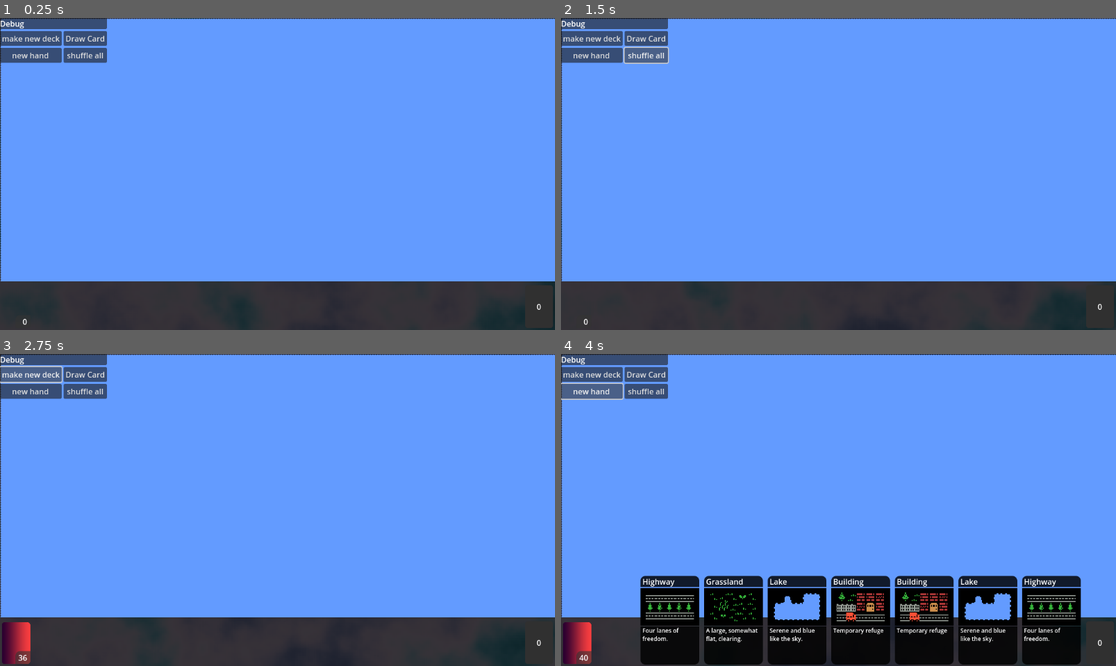
Above: before the commit, frames 1-4 (two rows, left to right).
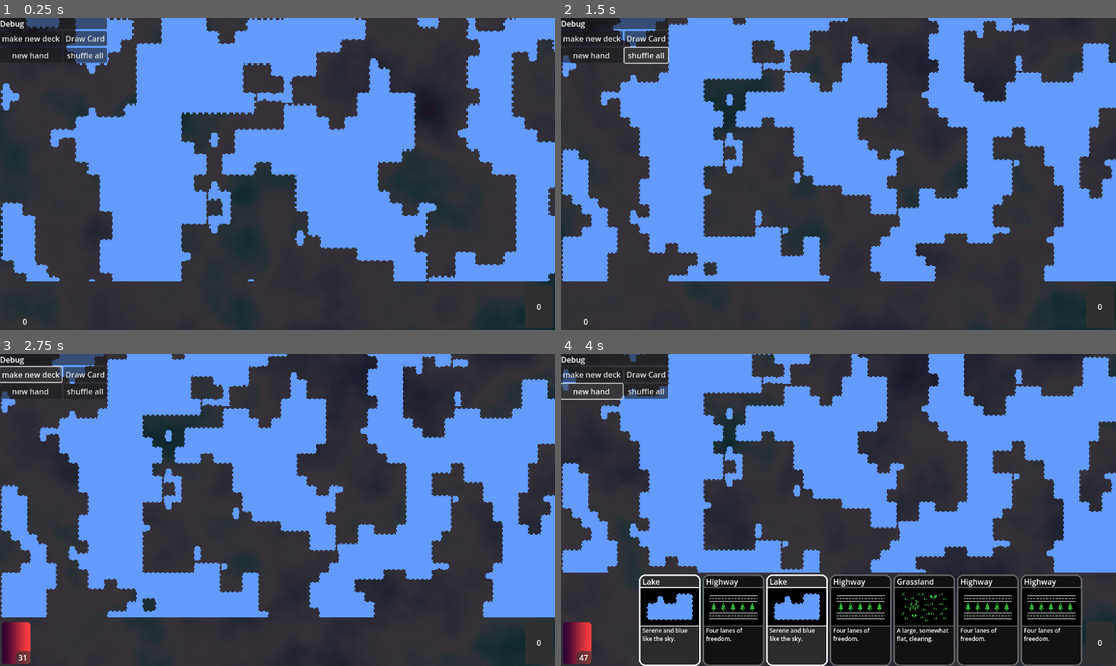
Above: after the commit, the same moments.

Repository: stanjosh/card-game
Game: Godot game, scene res://root.tscn
Same seed, same stepped clock (60 frames per second), same inputs: the game is played once before the commit and once after it.
Inputs:
- Up to frame 1 (0.25 s): no input
- Up to frame 2 (1.5 s): click "Draw Card" at 0.5 s; click "shuffle all" at 1.25 s
- Up to frame 3 (2.75 s): click "make new deck" at 2 s
- Up to frame 4 (4 s): click "make new deck" at 2.75 s; click "new hand" at 3.5 s

The runs differ from the first frame. In frame 1, 43% of the frame differs, in the area x 0-100%, y 0-85%; in frame 2, 43%; in frame 3, 43%; in frame 4, 49%, in the area x 0-100%, y 0-100%.

Commit message:
made playfield its own thing for camera and organization

Diff:
--- a/cards/scenes/card2d_scene.tscn
+++ b/cards/scenes/card2d_scene.tscn
@@ -58,11 +58,8 @@
 metadata/_edit_use_anchors_ = true
 
 [node name="CardFace" type="TextureRect" parent="Container2"]
-visible = false
 clip_children = 2
 layout_mode = 2
-size_flags_horizontal = 6
-size_flags_vertical = 6
 mouse_filter = 2
 texture = ExtResource("2_umcw8")
 expand_mode = 3
--- a/cards/scenes/hand_scene.gd
+++ b/cards/scenes/hand_scene.gd
@@ -53,7 +53,7 @@
 	arrange_cards()
 
 func _can_drop_data(_at_position: Vector2, data: Variant) -> bool:
-	print("ok")
+	print("can drop on hand")
 	return data is Card2D
 
 func _drop_data(_at_position: Vector2, data: Variant) -> void:
--- /dev/null
+++ b/debug_window.tscn
@@ -0,0 +1,46 @@
+[gd_scene load_steps=2 format=3 uid="uid://odfsqybsjqxp"]
+
+[ext_resource type="Script" path="res://debug_node.gd" id="1_q533o"]
+
+[node name="DebugWindow" type="Node2D"]
+visible = false
+script = ExtResource("1_q533o")
+
+[node name="VBoxContainer" type="VBoxContainer" parent="."]
+offset_right = 222.0
+offset_bottom = 93.0
+
+[node name="PanelContainer" type="PanelContainer" parent="VBoxContainer"]
+layout_mode = 2
+
+[node name="Label" type="Label" parent="VBoxContainer/PanelContainer"]
+layout_mode = 2
+text = "Debug"
+
+[node name="Debug" type="GridContainer" parent="VBoxContainer"]
+layout_mode = 2
+columns = 2
+
+[node name="NewDeckButton" type="Button" parent="VBoxContainer/Debug"]
+layout_mode = 2
+text = "make new deck"
+
+[node name="DrawCardButton" type="Button" parent="VBoxContainer/Debug"]
+layout_mode = 2
+text = "Draw Card"
+
+[node name="NewHandButton" type="Button" parent="VBoxContainer/Debug"]
+layout_mode = 2
+text = "new hand
+"
+
+[node name="ShuffleAllButton" type="Button" parent="VBoxContainer/Debug"]
+layout_mode = 2
+text = "shuffle all
+"
+
+[connection signal="gui_input" from="VBoxContainer/PanelContainer" to="." method="_on_panel_container_gui_input"]
+[connection signal="pressed" from="VBoxContainer/Debug/NewDeckButton" to="." method="_on_new_deck_button_pressed"]
+[connection signal="pressed" from="VBoxContainer/Debug/DrawCardButton" to="." method="_on_draw_card_button_pressed"]
+[connection signal="pressed" from="VBoxContainer/Debug/NewHandButton" to="." method="_on_new_hand_button_pressed"]
+[connection signal="pressed" from="VBoxContainer/Debug/ShuffleAllButton" to="." method="_on_shuffle_all_button_pressed"]
--- a/playfield/game_camera.gd
+++ b/playfield/game_camera.gd
@@ -2,19 +2,22 @@
 
 
 func set_camera_limits(rect: Rect2) -> void:
-	limit_top = rect.position.y
-	limit_bottom = rect.end.y
-	limit_left = rect.position.x
-	limit_right = rect.end.x
-	position = rect.get_center()
+
+	limit_top = to_global(rect.position).y
+	limit_bottom = to_global(rect.end).y
+	limit_left = to_global(rect.position).x
+	limit_right = to_global(rect.end).x
+
 
 var is_dragging : bool = false
-var target_position : Vector2 = position
+var target_position : Vector2
 var target_zoom : Vector2 = zoom :
 	set(value):
 		target_zoom = clamp(value, Vector2(1, 1), Vector2(3, 3))
-		target_position = get_global_mouse_position()
+		target_position = to_global(get_local_mouse_position())
 
+func _ready() -> void:
+	target_position = get_viewport_rect().get_center()
 
 func _process(delta: float) -> void:
 	position = lerp(position, target_position, 5 * delta)
--- a/playfield/grid_cell.gd
+++ b/playfield/grid_cell.gd
@@ -2,6 +2,7 @@
 class_name PlayFieldGridCell
 
 signal cell_changed(cell: PlayFieldGridCell)
+signal cell_focused(cell: PlayFieldGridCell)
 
 var card_info : CardInfo
 var tile_position : Vector2i
@@ -10,17 +11,7 @@
 	custom_minimum_size = Vector2(Settings.CARD_TILE_SIZE) * Settings.TILE_SIZE
 	update_minimum_size()
 
-func _can_drop_data(_at_position: Vector2, data: Variant) -> bool:
-	if data is Card2D:
-		self_modulate = Color("GREEN", 0.9)
-	else:
-		self_modulate = Color("RED", 0.9)
-	return data is Card2D
 
-func _drop_data(at_position: Vector2, data: Variant) -> void:
-	card_info = data.card_info
-	cell_changed.emit(self)
-	Cards.discard_card(data.card_info)
 
 func _on_mouse_entered() -> void:
 	self_modulate = Color("WHITE", 0.8)
@@ -35,4 +26,4 @@
 
 func _on_gui_input(event: InputEvent) -> void:
 	if event is InputEventMouseButton and event.button_index == MOUSE_BUTTON_RIGHT and event.is_pressed():
-		GameCamera.target_position = global_position
+		cell_focused.emit(self)
--- /dev/null
+++ b/playfield/grid_cells.gd
@@ -0,0 +1,25 @@
+extends GridContainer
+
+signal card_played(card_played : CardInfo)
+
+func _ready() -> void:
+	draw_cells()
+
+
+func draw_cells() -> void:
+	for cell in get_children():
+		cell.queue_free()
+	var i_size = to_tilemap(size)
+	columns = i_size.x
+	for x in i_size.x:
+		for y in i_size.y:
+			if y % Settings.TILE_SIZE * Settings.CARD_TILE_SIZE:
+				var cell = Settings.GRID_CELL.instantiate()
+				add_child(cell)
+
+
+func to_tilemap(size:  Vector2) -> Vector2i:
+	return Vector2i(
+		size.x / (Settings.TILE_SIZE * Settings.CARD_TILE_SIZE.x),
+		size.y / (Settings.TILE_SIZE * Settings.CARD_TILE_SIZE.y)
+	)
--- a/playfield/play_area_container.gd
+++ /dev/null
@@ -1 +0,0 @@
-extends VBoxContainer
--- /dev/null
+++ b/playfield/play_area_container.tscn
@@ -0,0 +1,49 @@
+[gd_scene load_steps=6 format=3 uid="uid://bue7pnnu8b54a"]
+
+[ext_resource type="PackedScene" uid="uid://b7hq8ip13xbbu" path="res://cards/scenes/deck_scene.tscn" id="2_4nm63"]
+[ext_resource type="PackedScene" uid="uid://dooi0d7kgo22v" path="res://cards/scenes/hand_scene.tscn" id="3_2pyha"]
+[ext_resource type="PackedScene" uid="uid://d5bnn72kug0k" path="res://cards/scenes/discard_pile_scene.tscn" id="4_uqv8i"]
+
+[sub_resource type="GDScript" id="GDScript_ybor2"]
+script/source = "extends VBoxContainer
+
+signal card_played(card_info : CardInfo)
+
+func _can_drop_data(_at_position: Vector2, data: Variant) -> bool:
+	return data is Card2D
+
+func _drop_data(_at_position: Vector2, data: Variant) -> void:
+	card_played.emit(data.card_info)
+"
+
+[sub_resource type="Curve" id="Curve_iqjtq"]
+
+[node name="PlayAreaContainer" type="VBoxContainer"]
+anchors_preset = 12
+anchor_top = 1.0
+anchor_right = 1.0
+anchor_bottom = 1.0
+offset_top = -97.0
+grow_horizontal = 2
+grow_vertical = 0
+size_flags_horizontal = 3
+size_flags_vertical = 10
+mouse_filter = 2
+script = SubResource("GDScript_ybor2")
+
+[node name="GardGrid" type="GridContainer" parent="."]
+layout_mode = 2
+size_flags_horizontal = 3
+size_flags_vertical = 8
+mouse_filter = 2
+columns = 3
+
+[node name="Deck" parent="GardGrid" instance=ExtResource("2_4nm63")]
+layout_mode = 2
+
+[node name="Hand" parent="GardGrid" instance=ExtResource("3_2pyha")]
+layout_mode = 2
+position_curve = SubResource("Curve_iqjtq")
+
+[node name="DiscardPile" parent="GardGrid" instance=ExtResource("4_uqv8i")]
+layout_mode = 2
--- a/playfield/playfield.gd
+++ b/playfield/playfield.gd
@@ -1,35 +1,19 @@
-extends ScrollContainer
+extends SubViewportContainer
 
-@onready var playfield_tile_map: TileMapLayer = $PlayfieldTileMap
-@onready var grid_container: GridContainer = $GridContainer
 
-var generating_terrain : bool = false
+func _on_gui_input(event: InputEvent) -> void:
+	if event is InputEventMouseButton and event.button_index == MOUSE_BUTTON_RIGHT and event.is_pressed():
+		pass
 
 func _ready() -> void:
+	%GameCamera.set_camera_limits(get_rect())
 
 
-	draw_cells()
-	GameCamera.set_camera_limits(get_rect())
+func _can_drop_data(_at_position: Vector2, data: Variant) -> bool:
 
+	return data is Card2D
 
-func _on_cell_changed(cell: PlayFieldGridCell) -> void:
-	playfield_tile_map.set_pattern(playfield_tile_map.local_to_map(cell.position), playfield_tile_map.tile_set.get_pattern(cell.card_info.pattern))
+func _drop_data(at_position: Vector2, data: Variant) -> void:
 
-func draw_cells() -> void:
-	for cell in grid_container.get_children():
-		cell.queue_free()
-	var i_size = to_tilemap(size)
-	grid_container.columns = i_size.x
-	for x in i_size.x:
-		for y in i_size.y:
-			if y % Settings.TILE_SIZE * Settings.CARD_TILE_SIZE:
-				var cell = Settings.GRID_CELL.instantiate()
-				grid_container.add_child(cell)
-				cell.cell_changed.connect(_on_cell_changed)
-
-
-func to_tilemap(size:  Vector2) -> Vector2i:
-	return Vector2i(
-		size.x / (Settings.TILE_SIZE * Settings.CARD_TILE_SIZE.x),
-		size.y / (Settings.TILE_SIZE * Settings.CARD_TILE_SIZE.y)
-	)
+	prints(at_position, data.card_info)
+	pass
--- a/playfield/playfield.tscn
+++ b/playfield/playfield.tscn
@@ -1,14 +1,15 @@
-[gd_scene load_steps=5 format=3 uid="uid://nwlh04kegwuj"]
+[gd_scene load_steps=6 format=3 uid="uid://nwlh04kegwuj"]
 
 [ext_resource type="Script" path="res://playfield/playfield.gd" id="1_g7wqk"]
+[ext_resource type="PackedScene" uid="uid://cuudigdy0md3h" path="res://playfield/game_camera.tscn" id="1_vnkfy"]
 [ext_resource type="TileSet" uid="uid://biisv2bncp16r" path="res://common/tiles.tres" id="1_xfesn"]
-[ext_resource type="Script" path="res://playfield/random_tile_map.gd" id="3_65ow6"]
+[ext_resource type="Script" path="res://playfield/random_terrain_map.gd" id="3_65ow6"]
 
 [sub_resource type="FastNoiseLite" id="FastNoiseLite_snyb2"]
-noise_type = 2
-frequency = 0.0131
+noise_type = 3
+frequency = 0.1205
 
-[node name="PlayfieldContainer" type="ScrollContainer"]
+[node name="PlayfieldContainer" type="SubViewportContainer"]
 clip_children = 2
 anchors_preset = 15
 anchor_right = 1.0
@@ -16,17 +17,22 @@
 grow_horizontal = 2
 grow_vertical = 2
 size_flags_vertical = 3
+stretch = true
 script = ExtResource("1_g7wqk")
 
-[node name="PlayfieldTileMap" type="TileMapLayer" parent="."]
+[node name="SubViewport" type="SubViewport" parent="."]
+transparent_bg = true
+handle_input_locally = false
+size = Vector2i(1152, 648)
+render_target_update_mode = 4
+
+[node name="GameCamera" parent="SubViewport" instance=ExtResource("1_vnkfy")]
+unique_name_in_owner = true
+zoom = Vector2(2, 2)
+
+[node name="PlayfieldTileMap" type="TileMapLayer" parent="SubViewport"]
 texture_filter = 1
 tile_set = ExtResource("1_xfesn")
 script = ExtResource("3_65ow6")
 terrain_noise = SubResource("FastNoiseLite_snyb2")
-
-[node name="GridContainer" type="GridContainer" parent="."]
-layout_mode = 2
-size_flags_horizontal = 3
-size_flags_vertical = 3
-theme_override_constants/h_separation = 0
-theme_override_constants/v_separation = 0
+terrain_level = 0.038
--- a/playfield/random_tile_map.gd
+++ b/playfield/random_terrain_map.gd
@@ -1,5 +1,6 @@
 extends TileMapLayer
 class_name RandomTerrainMap
+
 
 
 @export var terrain_noise : FastNoiseLite = FastNoiseLite.new() :
@@ -17,7 +18,6 @@
 var generating_terrain : bool = false
 
 func _ready() -> void:
-
 	generate_terrain()
 
 func _process(delta: float) -> void:
--- a/project.godot
+++ b/project.godot
@@ -18,7 +18,6 @@
 
 Settings="*res://common/settings.gd"
 Cards="*res://cards/scripts/Cards.gd"
-GameCamera="*res://playfield/game_camera.tscn"
 Playfield="*res://playfield/playfield.tscn"
 
 [rendering]
--- a/root.tscn
+++ b/root.tscn
@@ -2,7 +2,6 @@
 
 [ext_resource type="Shader" path="res://common/background.gdshader" id="1_4d7jv"]
 [ext_resource type="PackedScene" uid="uid://nwlh04kegwuj" path="res://playfield/playfield.tscn" id="1_13mft"]
-[ext_resource type="Script" path="res://playfield/play_area_container.gd" id="2_mc0ra"]
 [ext_resource type="PackedScene" uid="uid://dooi0d7kgo22v" path="res://cards/scenes/hand_scene.tscn" id="3_4r87u"]
 [ext_resource type="PackedScene" uid="uid://b7hq8ip13xbbu" path="res://cards/scenes/deck_scene.tscn" id="4_sboco"]
 [ext_resource type="PackedScene" uid="uid://d5bnn72kug0k" path="res://cards/scenes/discard_pile_scene.tscn" id="5_qosu5"]
@@ -29,6 +28,10 @@
 seamless = true
 noise = SubResource("FastNoiseLite_ipml7")
 
+[sub_resource type="GDScript" id="GDScript_fva8q"]
+script/source = "extends CanvasLayer
+"
+
 [sub_resource type="Curve" id="Curve_iqjtq"]
 
 [node name="Root" type="Node"]
@@ -43,87 +46,79 @@
 texture = SubResource("NoiseTexture2D_x2a1v")
 stretch_mode = 1
 
-[node name="PlayfieldControl" parent="." instance=ExtResource("1_13mft")]
-anchors_preset = 0
-anchor_right = 0.0
-anchor_bottom = 0.0
-offset_right = 1152.0
-offset_bottom = 547.0
-size_flags_horizontal = 3
+[node name="PlayArea" type="CanvasLayer" parent="."]
+script = SubResource("GDScript_fva8q")
 
-[node name="CanvasLayer" type="CanvasLayer" parent="."]
-
-[node name="PlayAreaContainer" type="VBoxContainer" parent="CanvasLayer"]
-anchors_preset = 12
-anchor_top = 1.0
+[node name="PlayAreaContainer" type="VBoxContainer" parent="PlayArea"]
+anchors_preset = 15
 anchor_right = 1.0
 anchor_bottom = 1.0
-offset_top = -97.0
 grow_horizontal = 2
-grow_vertical = 0
+grow_vertical = 2
 size_flags_horizontal = 3
 size_flags_vertical = 10
 mouse_filter = 2
-script = ExtResource("2_mc0ra")
 
-[node name="GardGrid" type="GridContainer" parent="CanvasLayer/PlayAreaContainer"]
+[node name="PlayfieldControl" parent="PlayArea/PlayAreaContainer" instance=ExtResource("1_13mft")]
 layout_mode = 2
 size_flags_horizontal = 3
-size_flags_vertical = 8
+stretch_shrink = 2
+
+[node name="GardGrid" type="GridContainer" parent="PlayArea/PlayAreaContainer"]
+layout_mode = 2
+size_flags_horizontal = 3
 mouse_filter = 2
 columns = 3
 
-[node name="Deck" parent="CanvasLayer/PlayAreaContainer/GardGrid" instance=ExtResource("4_sboco")]
+[node name="Deck" parent="PlayArea/PlayAreaContainer/GardGrid" instance=ExtResource("4_sboco")]
 layout_mode = 2
 
-[node name="Hand" parent="CanvasLayer/PlayAreaContainer/GardGrid" instance=ExtResource("3_4r87u")]
+[node name="Hand" parent="PlayArea/PlayAreaContainer/GardGrid" instance=ExtResource("3_4r87u")]
 layout_mode = 2
 position_curve = SubResource("Curve_iqjtq")
 
-[node name="DiscardPile" parent="CanvasLayer/PlayAreaContainer/GardGrid" instance=ExtResource("5_qosu5")]
+[node name="DiscardPile" parent="PlayArea/PlayAreaContainer/GardGrid" instance=ExtResource("5_qosu5")]
 layout_mode = 2
 
-[node name="DebugWindow" type="Node2D" parent="CanvasLayer"]
+[node name="DebugWindow" type="Node2D" parent="PlayArea"]
 visible = false
 script = ExtResource("6_ybe8k")
 
-[node name="VBoxContainer" type="VBoxContainer" parent="CanvasLayer/DebugWindow"]
+[node name="VBoxContainer" type="VBoxContainer" parent="PlayArea/DebugWindow"]
 offset_right = 222.0
 offset_bottom = 93.0
 
-[node name="PanelContainer" type="PanelContainer" parent="CanvasLayer/DebugWindow/VBoxContainer"]
+[node name="PanelContainer" type="PanelContainer" parent="PlayArea/DebugWindow/VBoxContainer"]
 layout_mode = 2
 
-[node name="Label" type="Label" parent="CanvasLayer/DebugWindow/VBoxContainer/PanelContainer"]
+[node name="Label" type="Label" parent="PlayArea/DebugWindow/VBoxContainer/PanelContainer"]
 layout_mode = 2
 text = "Debug"
 
-[node name="Debug" type="GridContainer" parent="CanvasLayer/DebugWindow/VBoxContainer"]
+[node name="Debug" type="GridContainer" parent="PlayArea/DebugWindow/VBoxContainer"]
 layout_mode = 2
 columns = 2
 
-[node name="NewDeckButton" type="Button" parent="CanvasLayer/DebugWindow/VBoxContainer/Debug"]
+[node name="NewDeckButton" type="Button" parent="PlayArea/DebugWindow/VBoxContainer/Debug"]
 layout_mode = 2
 text = "make new deck"
 
-[node name="DrawCardButton" type="Button" parent="CanvasLayer/DebugWindow/VBoxContainer/Debug"]
+[node name="DrawCardButton" type="Button" parent="PlayArea/DebugWindow/VBoxContainer/Debug"]
 layout_mode = 2
 text = "Draw Card"
 
-[node name="NewHandButton" type="Button" parent="CanvasLayer/DebugWindow/VBoxContainer/Debug"]
+[node name="NewHandButton" type="Button" parent="PlayArea/DebugWindow/VBoxContainer/Debug"]
 layout_mode = 2
 text = "new hand
 "
 
-[node name="ShuffleAllButton" type="Button" parent="CanvasLayer/DebugWindow/VBoxContainer/Debug"]
+[node name="ShuffleAllButton" type="Button" parent="PlayArea/DebugWindow/VBoxContainer/Debug"]
 layout_mode = 2
 text = "shuffle all
 "
 
-[connection signal="gui_input" from="CanvasLayer/DebugWindow/VBoxContainer/PanelContainer" to="CanvasLayer/DebugWindow" method="_on_panel_container_gui_input"]
-[connection signal="pressed" from="CanvasLayer/DebugWindow/VBoxContainer/Debug/NewDeckButton" to="CanvasLayer/DebugWindow" method="_on_new_deck_button_pressed"]
-[connection signal="pressed" from="CanvasLayer/DebugWindow/VBoxContainer/Debug/DrawCardButton" to="CanvasLayer/DebugWindow" method="_on_draw_card_button_pressed"]
-[connection signal="pressed" from="CanvasLayer/DebugWindow/VBoxContainer/Debug/NewHandButton" to="CanvasLayer/DebugWindow" method="_on_new_hand_button_pressed"]
-[connection signal="pressed" from="CanvasLayer/DebugWindow/VBoxContainer/Debug/ShuffleAllButton" to="CanvasLayer/DebugWindow" method="_on_shuffle_all_button_pressed"]
-
-[editable path="PlayfieldControl"]
+[connection signal="gui_input" from="PlayArea/DebugWindow/VBoxContainer/PanelContainer" to="PlayArea/DebugWindow" method="_on_panel_container_gui_input"]
+[connection signal="pressed" from="PlayArea/DebugWindow/VBoxContainer/Debug/NewDeckButton" to="PlayArea/DebugWindow" method="_on_new_deck_button_pressed"]
+[connection signal="pressed" from="PlayArea/DebugWindow/VBoxContainer/Debug/DrawCardButton" to="PlayArea/DebugWindow" method="_on_draw_card_button_pressed"]
+[connection signal="pressed" from="PlayArea/DebugWindow/VBoxContainer/Debug/NewHandButton" to="PlayArea/DebugWindow" method="_on_new_hand_button_pressed"]
+[connection signal="pressed" from="PlayArea/DebugWindow/VBoxContainer/Debug/ShuffleAllButton" to="PlayArea/DebugWindow" method="_on_shuffle_all_button_pressed"]
Not shown: 1 places in cards/scenes/card2d_scene.tscn that only renumber resources
